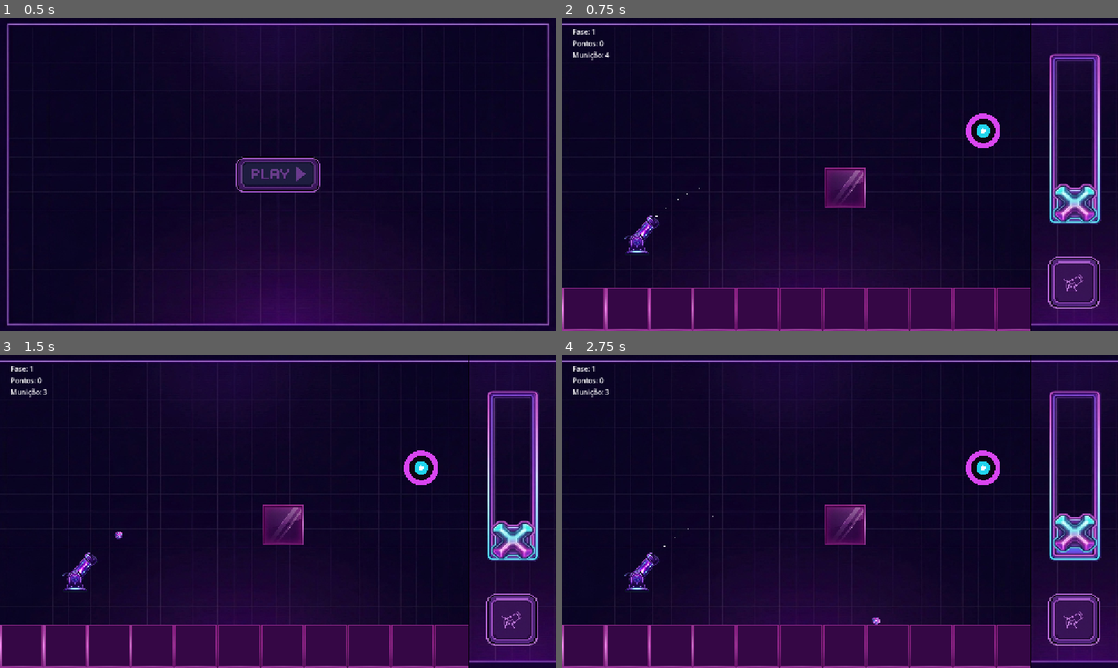
Above: before the commit, frames 1-4 (two rows, left to right).
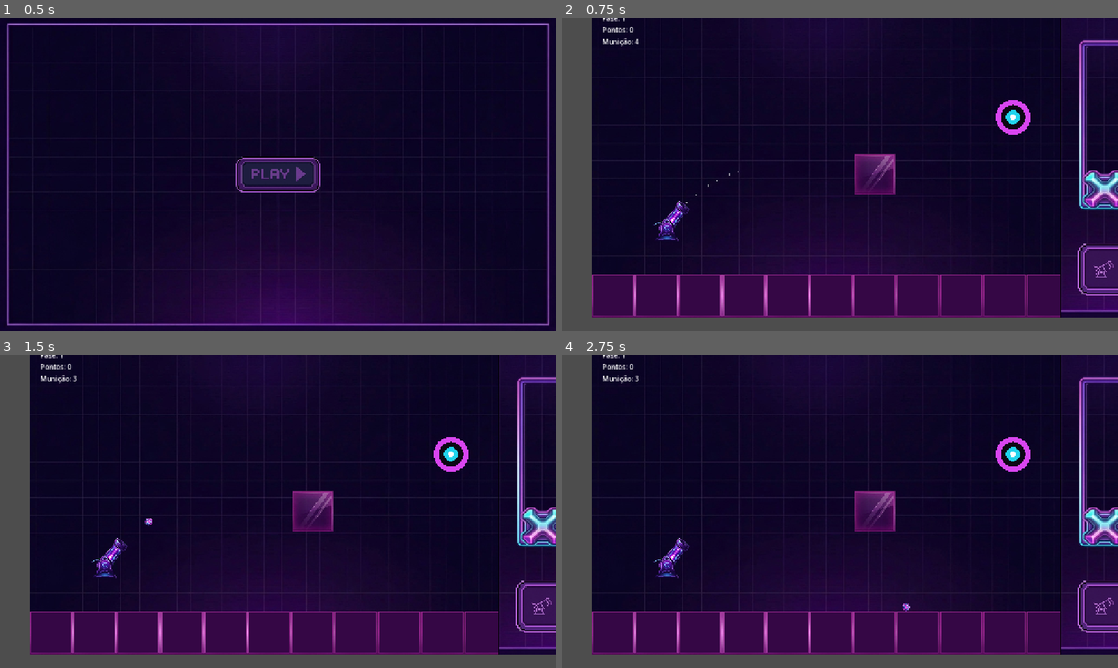
Above: after the commit, the same moments.

Repository: Zidan-09/Arc-Impact
Game: Godot game, scene res://screens/home.tscn
The game is run twice, just before and just after one commit, with the same random seed, the same clock (stepped at 60 frames per second) and the same inputs.
Inputs (mouse positions are in pixels of both pictures, inside the frame that each line leads up to; where the layout moved, square brackets give the same spot in the first picture):
- Up to frame 1 (0.5 s): no input
- Up to frame 2 (0.75 s): click (840, 174) at 0.5 s
- Up to frame 3 (1.5 s): click (539, 605) [511, 621] at 1.25 s
- Up to frame 4 (2.75 s): drag from (1073, 536) to (845, 524) at 2.02 s

Frame 1 is identical in both runs. In frame 2, 23% of the frame differs, in the area x 0-100%, y 0-100%; in frame 3, 23%; in frame 4, 23%.

Commit message:
feat(camera): wire dynamic world bounds into GameCamera

Diff:
--- a/components/level/fast_level_generator.gd
+++ b/components/level/fast_level_generator.gd
@@ -191,6 +191,7 @@
 	def.seed = seed_value
 	def.level_number = level_number
 	def.ammo = cfg.ammo
+	def.world_bounds = def.play_bounds
 	return def
 
 
--- a/components/level/level_definition.gd
+++ b/components/level/level_definition.gd
@@ -17,6 +17,10 @@
 @export var power_max: float = 1.0
 @export var base_shot_speed: float = 2000.0 # espelha cannon.gd
 @export var play_bounds: Rect2 = Rect2(0, 0, 1280, 720) # viewport base
+## Área visível total da fase para a câmera (docs/plan.md §§8/10). Na v1
+## espelha `play_bounds`; o gerador futuro pode ampliá-la sem tocar nas
+## regras (validador/solver/kill continuam lendo `play_bounds`).
+@export var world_bounds: Rect2 = Rect2(0, 0, 1280, 720)
 @export var target: TargetDefinition
 @export var obstacles: Array[ObstacleDefinition] = []
 
@@ -44,6 +48,10 @@
 			"x": play_bounds.position.x, "y": play_bounds.position.y,
 			"w": play_bounds.size.x, "h": play_bounds.size.y,
 		},
+		"world_bounds": {
+			"x": world_bounds.position.x, "y": world_bounds.position.y,
+			"w": world_bounds.size.x, "h": world_bounds.size.y,
+		},
 		"target": target.to_dict() if target != null else {},
 		"obstacles": obstacle_dicts,
 		"solution": solution.to_dict() if solution != null else {},
@@ -68,6 +76,16 @@
 		float(bounds.get("x", 0.0)), float(bounds.get("y", 0.0)),
 		float(bounds.get("w", 1280.0)), float(bounds.get("h", 720.0))
 	)
+	# Compatibilidade: dicts serializados antes de `world_bounds` caem no
+	# `play_bounds` (na v1 os dois coincidem por construção).
+	var wbounds: Dictionary = data.get("world_bounds", {
+		"x": def.play_bounds.position.x, "y": def.play_bounds.position.y,
+		"w": def.play_bounds.size.x, "h": def.play_bounds.size.y,
+	})
+	def.world_bounds = Rect2(
+		float(wbounds.get("x", 0.0)), float(wbounds.get("y", 0.0)),
+		float(wbounds.get("w", 1280.0)), float(wbounds.get("h", 720.0))
+	)
 	var target_data: Dictionary = data.get("target", {})
 	def.target = TargetDefinition.from_dict(target_data) if not target_data.is_empty() else null
 	def.obstacles.clear()
--- a/components/level/procedural_level_generator.gd
+++ b/components/level/procedural_level_generator.gd
@@ -119,6 +119,7 @@
 	def.seed = seed_value
 	def.level_number = level_number
 	def.ammo = cfg.ammo
+	def.world_bounds = def.play_bounds
 	return def
 
 
--- a/screens/game.gd
+++ b/screens/game.gd
@@ -70,6 +70,7 @@
 	current_target = built["target"] as Target
 	if current_target != null:
 		current_target.hit.connect(_on_target_hit)
+	_update_camera_bounds()
 	game_over = false
 	_loading = false
 	hud.set_level(level_number)
@@ -154,3 +155,19 @@
 func _press_in_world(viewport_pos: Vector2) -> bool:
 	var local: Vector2 = world_area.get_global_transform_with_canvas().affine_inverse() * viewport_pos
 	return Rect2(Vector2.ZERO, world_area.size).has_point(local)
+
+
+## Informa à câmera os limites da fase atual e reenquadra no ponto médio
+## canhão↔alvo (docs/plan.md §10). Fallback para `play_bounds` em defs
+## antigas/degeneradas.
+func _update_camera_bounds() -> void:
+	if not is_instance_valid(game_camera) or current_def == null:
+		return
+	var bounds := current_def.world_bounds
+	if bounds.size.x <= 0.0 or bounds.size.y <= 0.0:
+		bounds = current_def.play_bounds
+	game_camera.set_bounds(bounds)
+	if current_target != null:
+		game_camera.reset_view(cannon.position, current_target.position)
+	else:
+		game_camera.reset_view(cannon.position)
